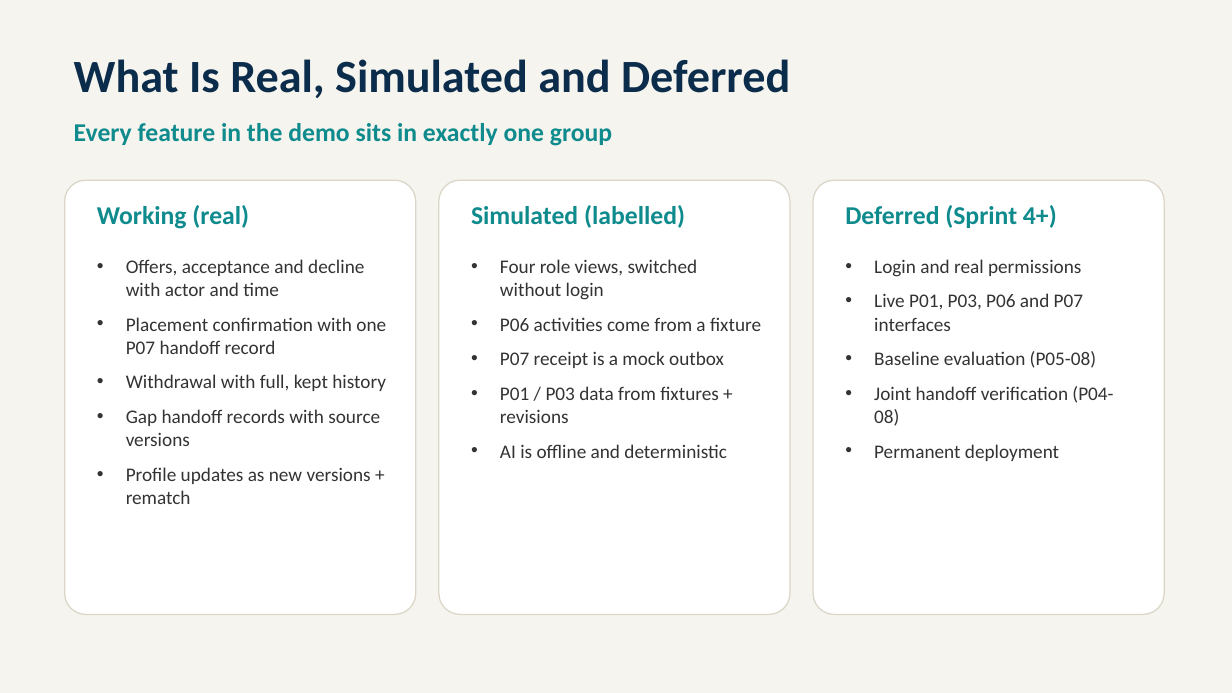
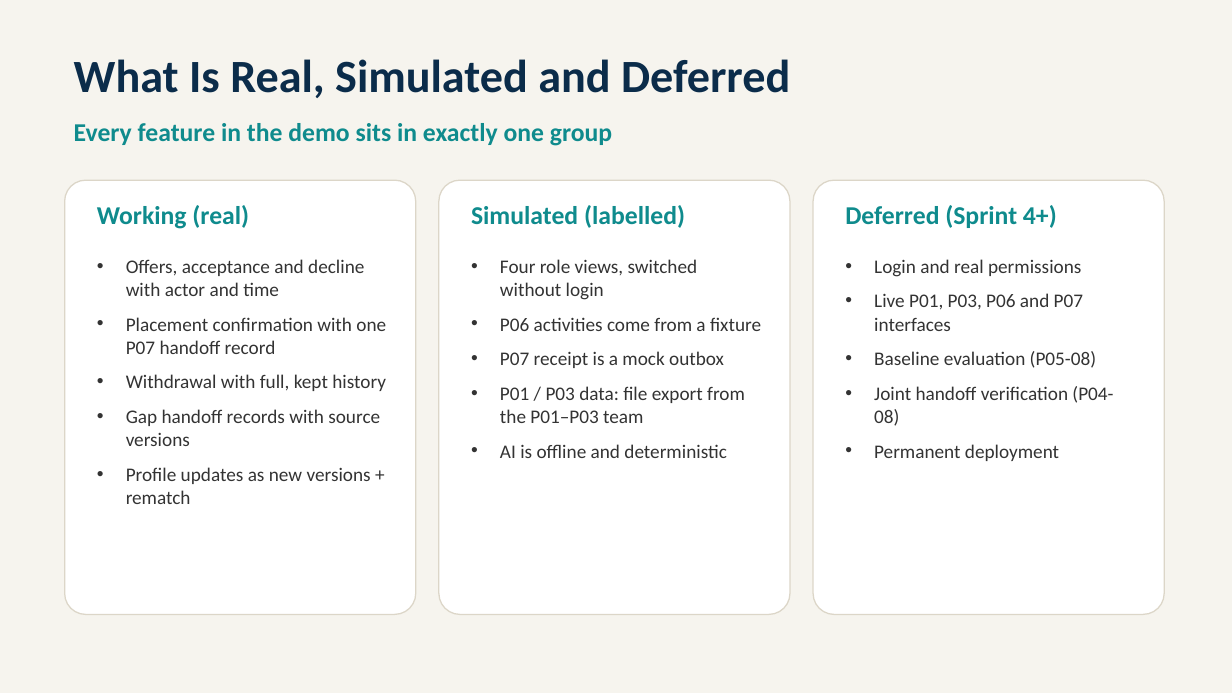
Before and after one commit to faizr206/InternshipPlatformSection2, a slide deck: slide 6 of artifacts/Sprint 3 - S2 Team 3.pptx. Drawn at 1232x693 pixels with LibreOffice and Linux fonts; fonts in the diff are those of the drawing. Boxes give left, top, right and bottom in pixels: in the first picture for what was removed or moved away, otherwise in the second. Text is boxed around its words. In the diff, an @@ line names an element or a change of style, - is before the commit and + after.

```diff
--- a/artifacts/Sprint 3 - S2 Team 3.pptx
+++ b/artifacts/Sprint 3 - S2 Team 3.pptx
@@ text at (500, 386, 745, 423): text changed @@
-• P01 / P03 data from fixtures + revisions
+• P01 / P03 data: file export from the P01–P03 team
```
Also in this commit, not shown: 5 other slides changed, 16 other files.
